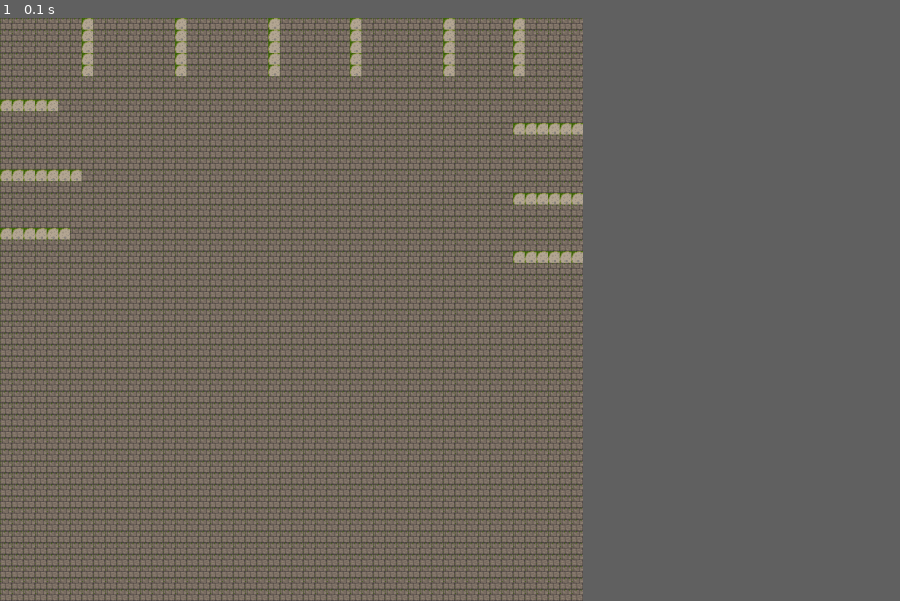
Above: before the commit, frame 1.
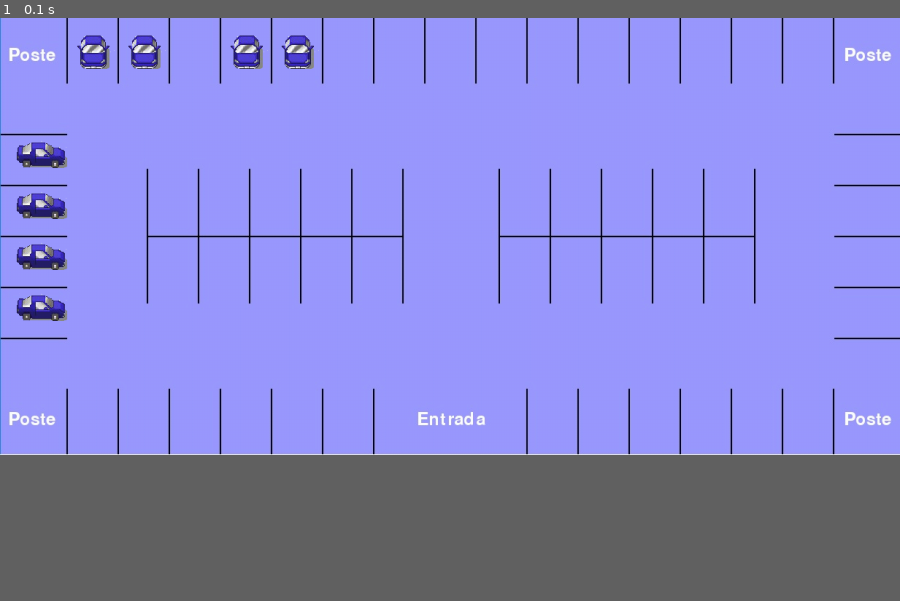
Above: after the commit, the same moment.

Repository: 05andres/Parqueadero-pygame
Game: pygame game, started from principal.py
The game is run twice, just before and just after one commit, with the same random seed, the same clock (stepped at 60 frames per second) and the same inputs. The source is Python 2; it was converted automatically to run under Python 3.
Inputs:
- Up to frame 1 (0.1 s): no input
In our replay, the window is 583x583 before the commit and 900x437 after it. These sizes can differ from the game's own. Grey fills any space a smaller window leaves; there, only what the larger window draws over its background counts as a difference.

The runs differ from the first frame. In frame 1, 54% of the frame differs, in the area x 0-100%, y 0-100%.

Commit message:
nuevo nuevo y adiccionando posiciones de parqueadero

Diff:
--- a/estados.csv
+++ b/estados.csv
@@ -1,3 +1,12 @@
 id,estado
-1,0
-2,0
+1,1
+2,1
+3,0
+4,1
+5,1
+6,0
+16,1
+17,1
+18,1
+19,1
+20,0
--- a/parqueadero.py
+++ b/parqueadero.py
@@ -7,9 +7,10 @@
 ROJO   = (255,   0,   0)
 
 class Estado(pygame.sprite.Sprite):
-	def __init__(self,estado,pos,id,sabana,free):
+	def __init__(self,estado,pos,id,sabana,free,zona):
 		pygame.sprite.Sprite.__init__(self)
 		self.m=0
+		self.zona=zona
 		self.s=sabana
 		self.libre=free[0][0]
 		self.image = self.s[self.m][0]
@@ -18,11 +19,10 @@
 		self.estado=estado
 		self.rect.x=pos[0]
 		self.rect.y=pos[1]
-		print "hola"
-
 	def update(self):
 		if self.estado == 0:
-			#self.image = self.libre
-			pass
-		else:
+			self.image = self.libre
+		elif self.estado == 1 and self.zona == "A":
 			self.image = self.s[0][0]
+		elif self.estado == 1 and self.zona == "B":
+			self.image = self.s[2][0]
--- a/principal.py
+++ b/principal.py
@@ -8,7 +8,7 @@
 red = (255,0,0)
 green = (0,255,0)
 blue = (0,0,255)
-screen = pygame.display.set_mode((800, 800))
+screen = pygame.display.set_mode((1233, 600))
 
 def Recortar(archivo_img,cr_an,cr_al):
     image= pygame.image.load(archivo_img)
@@ -44,20 +44,27 @@
     return estados
 
 def main():
-    fondo = cargar_imagen('fondo.png')
+    fondo = cargar_imagen('arqui.jpg')
     carro= "carro.png"
     libre="libre.png"
-    free=Recortar(libre,78,70)
+    free=Recortar(libre,10,1)
     car=Recortar(carro,73,67)
     Creados = pygame.sprite.Group()
     Borrados = pygame.sprite.Group()
+    pos_x=23
+    for x in range(1, 16):
+        inter=70
+        pos_x+=inter
+        anter=pos_x
+        parqueadero_1=Estado(0,[pos_x,20],x,car,free,"A")
+        Creados.add(parqueadero_1)
+    pos_y=70
+    for x in range(16, 21):
+        inter=70
+        pos_y+=inter
+        parqueadero_2=Estado(0,[20,pos_y],x,car,free,"B")
+        Creados.add(parqueadero_2)
 
-    parqueadero_1=Estado(1,[30,20],1,car,free)
-    parqueadero_2=Estado(0,[150,20],2,car,free)
-
-    Creados.add(parqueadero_1)
-
-    Creados.add(parqueadero_2)
 
     running = True
     while running:
@@ -72,20 +79,7 @@
                 if int(j.id)== int(i["id"]):
                     j.estado = int(i["estado"])
 
-        for j in Borrados:
-          for i in dicc:
-            if int(j.id)== int(i["id"]):
-                    j.estado = int(i["estado"])
 
-        for i in Creados:
-          if i.estado == 0:
-            Creados.remove(i)
-            Borrados.add(i)
-
-        for i in Borrados:
-          if i.estado == 1:
-            Creados.add(i)
-            Borrados.remove(i)
 
         screen.blit(fondo, (0, 0))
         Creados.update()
Binary file added: arqui.jpg
Binary file changed: libre.png
Not shown, changed: parqueadero.pyc
